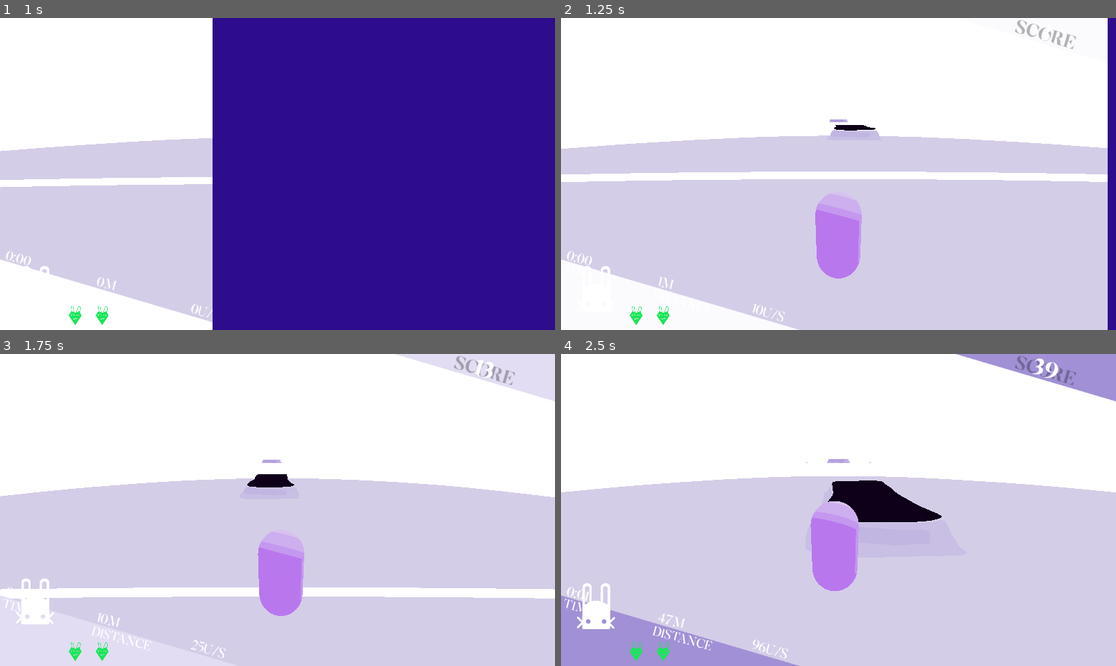
Above: before the commit, frames 1-4 (two rows, left to right).
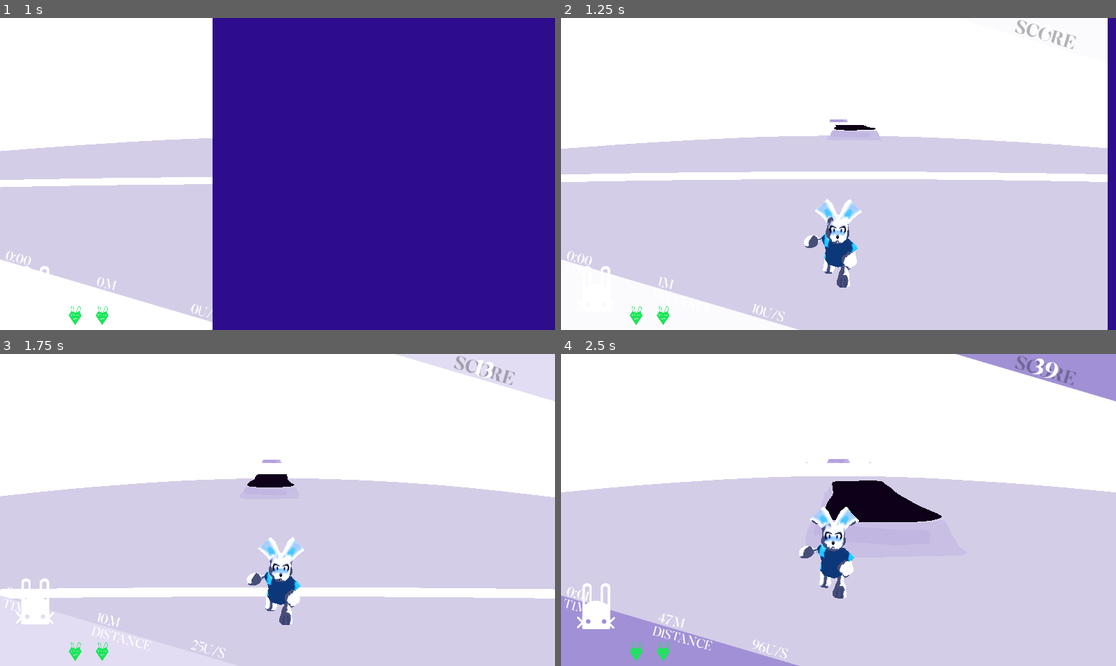
Above: after the commit, the same moments.

Repository: Digiphoenix22/lunar-pestle
Game: Godot game, scene res://main_menu.tscn
Same seed, same stepped clock (60 frames per second), same inputs: the game is played once before the commit and once after it. Sound files missing from this copy of the repository are replaced by a short silence.
Inputs (mouse positions are in pixels of both pictures, inside the frame that each line leads up to):
- Up to frame 1 (1 s): click "Play" at 0.5 s
- Up to frame 2 (1.25 s): no input
- Up to frame 3 (1.75 s): tap Enter (ui_accept) at 1.25, 1.35, 1.52 s; move the mouse to (399, 494) at 1.27 s; hold Right (ui_right) from 1.28 s (still down)
- Up to frame 4 (2.5 s): tap Enter (ui_accept) at 1.82, 2.27, 2.3 s; move the mouse to (727, 525) at 2.02 s; release Right (ui_right) at 2.03 s; hold Left (ui_left) from 2.03 s (still down); tap B at 2.1 s

Frame 1 is identical in both runs. In frame 2, 2.1% of the frame differs, in the area x 43-55%, y 56-87%; in frame 3, 2.1%; in frame 4, 2.3%, in the area x 42-54%, y 47-79%.

Commit message:
Lumi Model In

Diff:
--- /dev/null
+++ b/Level/Prefabs/lumi.tscn
@@ -0,0 +1,62 @@
+[gd_scene format=3 uid="uid://botv3qm06va5p"]
+
+[ext_resource type="PackedScene" uid="uid://d4mhvkcjpma4n" path="res://Level/Models/LUMI.glb" id="1_ggaid"]
+[ext_resource type="Material" uid="uid://dr2alau4wyx12" path="res://Materials/Lumi.tres" id="2_iochd"]
+[ext_resource type="AnimationLibrary" uid="uid://b2d3rk7l0vamb" path="res://Animations/LUMI_Animsss.glb" id="3_nl1pf"]
+
+[node name="LUMI" unique_id=1828404256 instance=ExtResource("1_ggaid")]
+
+[node name="Skeleton3D" parent="Armature" parent_id_path=PackedInt32Array(31802854) index="0" unique_id=1748649582]
+bones/0/position = Vector3(-0.075246595, 2.7161343, 1.0160972)
+bones/0/rotation = Quaternion(0.17249556, 0.01694085, 0.009644498, 0.9848174)
+bones/1/rotation = Quaternion(0.07666534, -0.12245934, -0.88428044, 0.44404304)
+bones/2/rotation = Quaternion(0.03747489, -6.0934137e-05, -0.0015583, 0.99929637)
+bones/3/rotation = Quaternion(0.5161437, -0.00035602335, -0.021853952, 0.8562231)
+bones/4/rotation = Quaternion(0.36783597, -0.000324361, -0.017849043, 0.9297193)
+bones/5/rotation = Quaternion(-0.00027834147, 0.029053703, 0.087154336, 0.99577105)
+bones/6/position = Vector3(0.5974102, -0.11646636, 0.005399047)
+bones/6/rotation = Quaternion(0.047893696, 0.7813957, 0.6206418, -0.04394149)
+bones/6/scale = Vector3(0.99998736, 1.0000001, 0.9999989)
+bones/7/rotation = Quaternion(-0.09366708, 2.0069706e-07, -0.010962227, 0.9955433)
+bones/8/rotation = Quaternion(-0.5318721, 9.3830735e-08, -0.062247146, 0.84453374)
+bones/9/rotation = Quaternion(-0.31936547, -9.778887e-09, -0.037376024, 0.9468943)
+bones/10/rotation = Quaternion(0.6308918, 0.18367817, 0.1975783, 0.7274618)
+bones/11/rotation = Quaternion(0.40859365, -0.16057752, 0.036026593, 0.8977573)
+bones/12/rotation = Quaternion(-0.4981794, -0.33465013, 0.6921193, 0.40099573)
+bones/13/rotation = Quaternion(0.014924285, 3.699942e-05, 0.00059669145, 0.99988854)
+bones/14/rotation = Quaternion(0.3898104, 0.0002307421, 0.016303493, 0.92075074)
+bones/15/rotation = Quaternion(0.25659513, 0.00021057024, 0.012786052, 0.9664344)
+bones/16/rotation = Quaternion(-0.0049710325, 2.5465157e-05, 0.004722209, 0.9999765)
+bones/17/position = Vector3(-0.6174821, -0.13607633, -0.013459802)
+bones/17/rotation = Quaternion(0.03423071, -0.15295134, 0.98257226, 0.09993)
+bones/17/scale = Vector3(0.9999872, 1.0000004, 0.9999989)
+bones/18/rotation = Quaternion(-0.017942812, -2.1533387e-07, 0.0020999303, 0.99983686)
+bones/19/rotation = Quaternion(-0.14872377, 5.180481e-08, 0.017405791, 0.98872554)
+bones/20/rotation = Quaternion(-0.026769018, 5.5762946e-08, 0.0031326325, 0.9996368)
+bones/21/rotation = Quaternion(0.18534851, -0.08960793, -0.05866504, 0.9768187)
+bones/22/rotation = Quaternion(0.65921754, 0.052434593, -0.09193653, 0.7444667)
+bones/23/rotation = Quaternion(-0.07324654, -0.023975924, -0.023065176, 0.9967588)
+bones/24/rotation = Quaternion(-0.14628348, 0.03243243, -0.26637793, 0.9521513)
+bones/25/rotation = Quaternion(-0.15354867, -0.016576074, -0.093995295, 0.9835207)
+bones/26/rotation = Quaternion(-0.16613382, -0.027693123, -0.06892957, 0.9833013)
+bones/27/rotation = Quaternion(-0.18673573, -0.027372217, -0.03965783, 0.9812277)
+bones/28/rotation = Quaternion(-0.19203128, -0.027663818, -0.041705284, 0.98011196)
+bones/29/rotation = Quaternion(-0.18650621, -0.02390915, -0.03898737, 0.98138875)
+bones/30/rotation = Quaternion(-0.11415707, -0.014533847, -0.025831325, 0.9930206)
+bones/31/rotation = Quaternion(-0.104901485, -0.006505339, -0.012874254, 0.9943781)
+bones/32/rotation = Quaternion(-0.057287324, 0.00077818334, -0.020488987, 0.9981472)
+bones/33/rotation = Quaternion(-0.18430316, -0.040851776, 0.2785704, 0.9416805)
+bones/34/rotation = Quaternion(-0.17195246, 0.01490601, 0.10039745, 0.9798625)
+bones/35/rotation = Quaternion(-0.16295597, 0.026296742, 0.06938557, 0.98383915)
+bones/36/rotation = Quaternion(-0.16610207, 0.026080642, 0.03664586, 0.98508227)
+bones/37/rotation = Quaternion(-0.16008443, 0.02613313, 0.036601756, 0.9860783)
+bones/38/rotation = Quaternion(-0.1523837, 0.022053683, 0.033251114, 0.9875157)
+bones/39/rotation = Quaternion(-0.08443898, 0.013083654, 0.020483058, 0.99613225)
+bones/40/rotation = Quaternion(-0.08285714, 0.0059732962, 0.008831883, 0.9965045)
+bones/41/rotation = Quaternion(-0.04609032, -0.00077569886, 0.018257836, 0.9987702)
+
+[node name="Cube" parent="Armature/Skeleton3D" index="0" unique_id=536574714]
+surface_material_override/0 = ExtResource("2_iochd")
+
+[node name="AnimationPlayer" type="AnimationPlayer" parent="." index="1" unique_id=1611303324]
+libraries/LUMI_Animsss = ExtResource("3_nl1pf")
--- /dev/null
+++ b/Materials/Lumi.tres
@@ -0,0 +1,34 @@
+[gd_resource type="ShaderMaterial" format=3 uid="uid://dr2alau4wyx12"]
+
+[ext_resource type="Shader" uid="uid://c3swsjt6vmqxb" path="res://Shaders/ToonSkin.gdshader" id="1_jjvfa"]
+[ext_resource type="Texture2D" uid="uid://82rj0km4iwn1" path="res://images/LumiTexture.png" id="2_xkpuh"]
+
+[sub_resource type="Gradient" id="Gradient_i3xm6"]
+interpolation_mode = 1
+offsets = PackedFloat32Array(0.12244898, 0.49234694, 0.5739796, 0.625, 0.88265306)
+colors = PackedColorArray(0, 0, 0, 1, 0.29219002, 0.29219005, 0.29219002, 1, 0.29219002, 0.29219005, 0.29219002, 1, 0.60122263, 0.60122305, 0.6012228, 1, 1, 1, 1, 1)
+
+[sub_resource type="GradientTexture1D" id="GradientTexture1D_v6oky"]
+gradient = SubResource("Gradient_i3xm6")
+
+[resource]
+render_priority = 0
+shader = ExtResource("1_jjvfa")
+shader_parameter/albedo_color = Color(0.7455803, 0.74558014, 0.7455804, 1)
+shader_parameter/albedo_texture = ExtResource("2_xkpuh")
+shader_parameter/shadow_color = Color(0.4221121, 0.4675827, 0.68252957, 1)
+shader_parameter/use_ramp = true
+shader_parameter/ramp_texture = SubResource("GradientTexture1D_v6oky")
+shader_parameter/shadow_bands = 6
+shader_parameter/shadow_fill_strength = 0.658000031255
+shader_parameter/sss_color = Color(0.7533297, 0.8719002, 0.9894958, 1)
+shader_parameter/sss_strength = 0.7350000349125
+shader_parameter/sss_spread = 1.0
+shader_parameter/rim_color = Color(1, 1, 1, 1)
+shader_parameter/rim_size = 0.046000002185
+shader_parameter/rim_strength = 0.0
+shader_parameter/specular_color = Color(1, 1, 1, 1)
+shader_parameter/glossiness = 1.0
+shader_parameter/specular_strength = 0.0
+shader_parameter/ambient_color = Color(0.1, 0.1, 0.15, 1)
+shader_parameter/ambient_strength = 0.3
--- a/lumi.gd
+++ b/lumi.gd
@@ -63,6 +63,7 @@
 @onready var white_flash     = $"../CanvasLayer/HUD/WhiteFlash"
 @onready var blur_overlay    = $"../CanvasLayer/BlurOverlay"
 @onready var camera          = $"../Camera3D"
+@onready var _anim: AnimationPlayer = $LUMI/AnimationPlayer
 
 const LUMI_RECT_REST_Y  := 515.0
 const LUMI_RECT_JUMP_Y  := 462.0
@@ -345,9 +346,9 @@
 
 	if invincible_timer > 0:
 		invincible_timer -= delta
-		$MeshInstance3D.visible = int(invincible_timer * 10) % 2 == 0
+		$LUMI.visible = int(invincible_timer * 10) % 2 == 0
 	else:
-		$MeshInstance3D.visible = true
+		$LUMI.visible = true
 
 	if recover_timer > 0:
 		recover_timer -= delta
@@ -393,6 +394,7 @@
 			_jump_count = 2
 			maya_jump = false
 			_maya_float_timer = MAYA_FLOAT_DURATION
+			_anim.play("LumiDoubleJumpBake")
 			var snd = AudioStreamPlayer.new()
 			snd.stream = load("res://sounds/sfx/sfx5.mp3")
 			snd.bus = "SFX"
@@ -405,15 +407,19 @@
 	if Input.is_action_just_pressed("ui_left") and current_lane > 0:
 		current_lane -= 1
 		_play_dash()
+		_anim.play("LumiDashLBake")
 	if Input.is_action_just_pressed("ui_right") and current_lane < 2:
 		current_lane += 1
 		_play_dash()
+		_anim.play("LumiDashRBake")
 
 	position.x = lerp(position.x, LANES[current_lane], LANE_SPEED * delta)
 
 	move_and_slide()
 	position.z = 0.0
 	velocity.z = 0.0
+
+	_update_animation()
 
 	if invincible_timer <= 0:
 		for i in get_slide_collision_count():
@@ -421,6 +427,18 @@
 			if col.get_collider().is_in_group("obstacle"):
 				take_hit()
 				break
+
+func _update_animation() -> void:
+	var current = _anim.current_animation
+	if current in ["LumiDashLBake", "LumiDashRBake", "LumiDoubleJumpBake"] and _anim.is_playing():
+		return
+	if not is_on_floor():
+		var target = "LumiJumpBake" if velocity.y > 0 else "LumiFallBake"
+		if current != target:
+			_anim.play(target)
+	else:
+		if current != "LumiRunBake":
+			_anim.play("LumiRunBake")
 
 func _update_hud() -> void:
 	var debuffed = recover_timer > 0 or sleepy_timer > 0
--- a/main.tscn
+++ b/main.tscn
@@ -3,6 +3,7 @@
 [ext_resource type="Script" uid="uid://tjciujqunr0v" path="res://ground_scroller.gd" id="1_0xm2m"]
 [ext_resource type="Script" uid="uid://bsrl00t5o608m" path="res://camera_3d.gd" id="1_1bvp3"]
 [ext_resource type="Script" uid="uid://b584w2ogrj3e5" path="res://lumi.gd" id="1_h2yge"]
+[ext_resource type="PackedScene" uid="uid://botv3qm06va5p" path="res://Level/Prefabs/lumi.tscn" id="4_2cqfq"]
 [ext_resource type="Script" uid="uid://ce5t22o7d65ki" path="res://wisp_spawner.gd" id="4_efxa6"]
 [ext_resource type="Shader" uid="uid://bfrdj44oki7lk" path="res://Shaders/ToonBase.gdshader" id="4_vivmo"]
 [ext_resource type="Material" uid="uid://d05sjyfauefuc" path="res://Materials/TestMat2.tres" id="7_272bh"]
@@ -114,10 +115,14 @@
 transform = Transform3D(2, 0, 0, 0, 2, 0, 0, 0, 2, 0, 2.2, 0)
 script = ExtResource("1_h2yge")
 
+[node name="LUMI" parent="Lumi" unique_id=1828404256 instance=ExtResource("4_2cqfq")]
+transform = Transform3D(0.18745488, 0, 0, 0, 0.18745488, 0, 0, 0, 0.18745488, 0, -0.9956947, 0)
+
 [node name="CollisionShape3D" type="CollisionShape3D" parent="Lumi" unique_id=1904145169]
 shape = SubResource("CapsuleShape3D_3sann")
 
 [node name="MeshInstance3D" type="MeshInstance3D" parent="Lumi" unique_id=1785403627]
+visible = false
 mesh = SubResource("CapsuleMesh_xuhna")
 
 [node name="HitSound" type="AudioStreamPlayer2D" parent="Lumi" unique_id=852244107]
Not shown, changed: .claude/settings.local.json
Binary file added: Animations/LUMI_Animsss.glb
Not shown, added: Animations/LUMI_Animsss.glb.import
Binary file added: Level/Models/LUMI.glb
Not shown, added: Level/Models/LUMI.glb.import
Binary file added: Level/Models/LUMI_LumiTexture.png
Not shown, added: Level/Models/LUMI_LumiTexture.png.import
Binary file added: images/LumiTexture.png
Not shown, added: images/LumiTexture.png.import
Not shown: 1 places in main.tscn that only renumber resources
